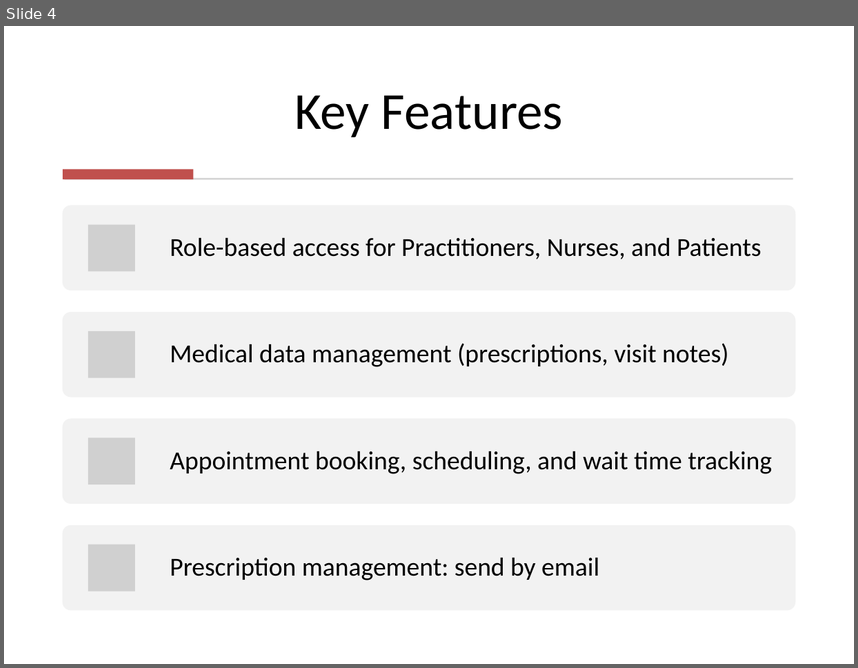
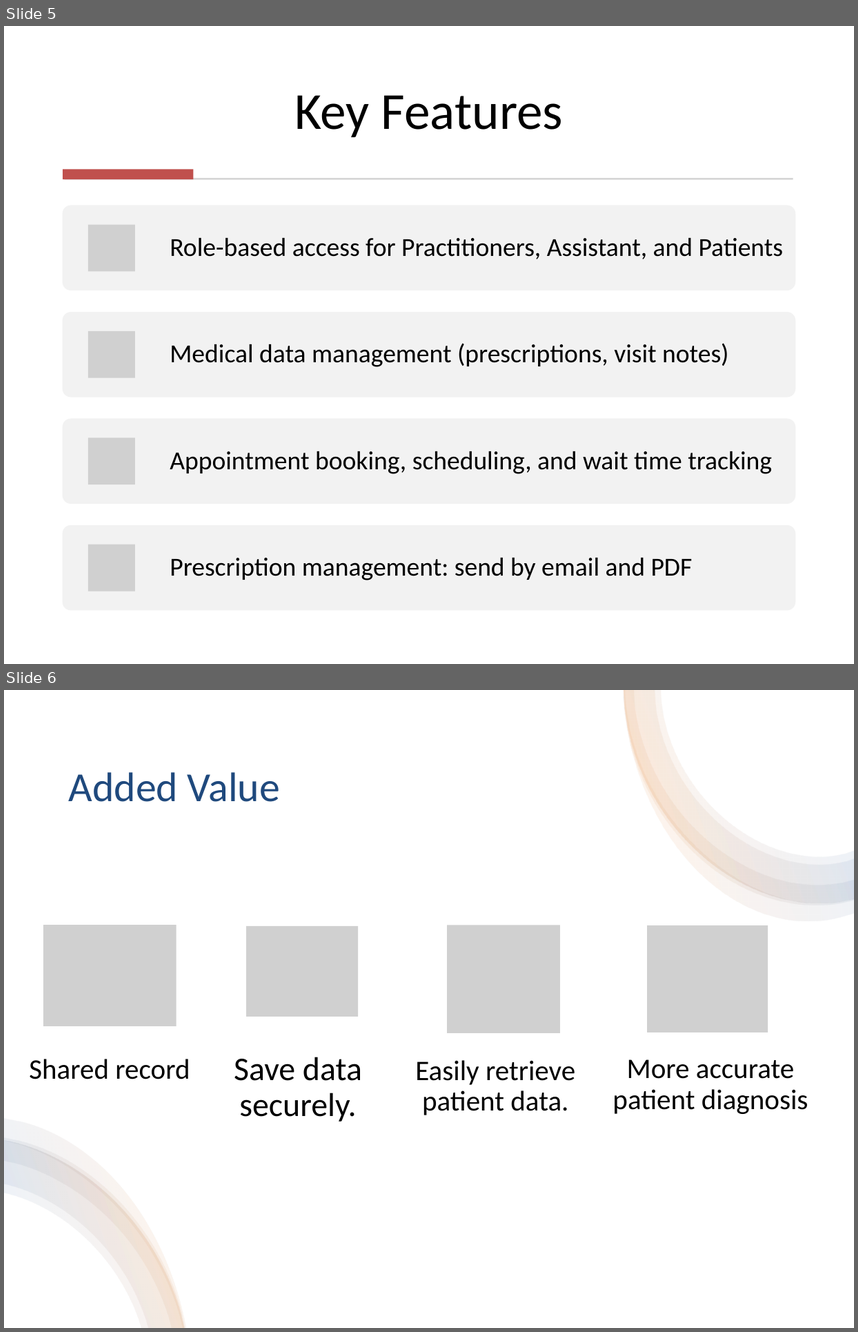
Before and after one commit to Zughayyar/MediTrack_MERN_Project, a slide deck: MediTracker.pptx. Shown one above the other, each under a label of ours: slide 4 before the commit, slides 5 and 6 after it. The pictures are 858x668 and 858x1332 pixels, drawn with LibreOffice and Linux fonts; fonts in the diff are those of the drawing; grey boxes stand for pictures. Boxes give left, top, right and bottom in pixels: in the first picture for what was removed or moved away, otherwise in the second. Text is boxed around its words. In the diff, an @@ line names an element or a change of style, - is before the commit and + after.

```diff
--- a/MediTracker.pptx
+++ b/MediTracker.pptx
@@ slide 6 added at bbox=[4, 690, 854, 1328], background #FFFFFF @@
@@ rectangle added at bbox=[4, 690, 854, 1328], fill #FFFFFF @@
@@ group added at bbox=[623, 690, 854, 920]: 4 freeform shapes @@
@@ title added at bbox=[69, 772, 280, 802], 35 pt, text #1F497D @@
+Added Value
@@ group added at bbox=[29, 925, 809, 1121]: 4 pictures, 4 texts @@
+Shared record
+Save data securely.
+Easily retrieve patient data.
+More accurate patient diagnosis
@@ group added at bbox=[4, 1118, 186, 1328]: 4 freeform shapes @@
@@ what was slide 4 is now slide 5 @@
@@ slide 5 changed as well @@
@@ text at bbox=[170, 238, 784, 259]: text changed @@
-Role-based access for Practitioners, Nurses, and Patients
+Role-based access for Practitioners, Assistant, and Patients
@@ text at bbox=[170, 557, 693, 580]: text changed @@
-Prescription management: send by email
+Prescription management: send by email and PDF
```
Also in this commit, not shown: 3 other slides changed, 6 other slides added, 4 slides removed, 5 other files.
